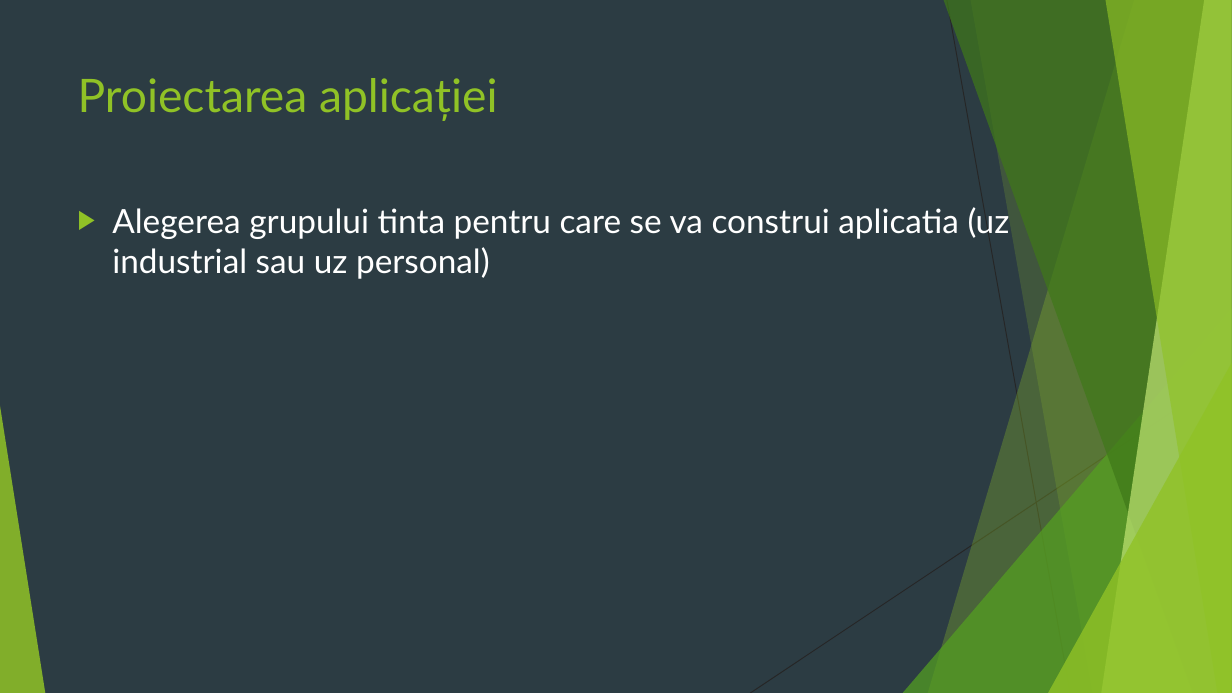
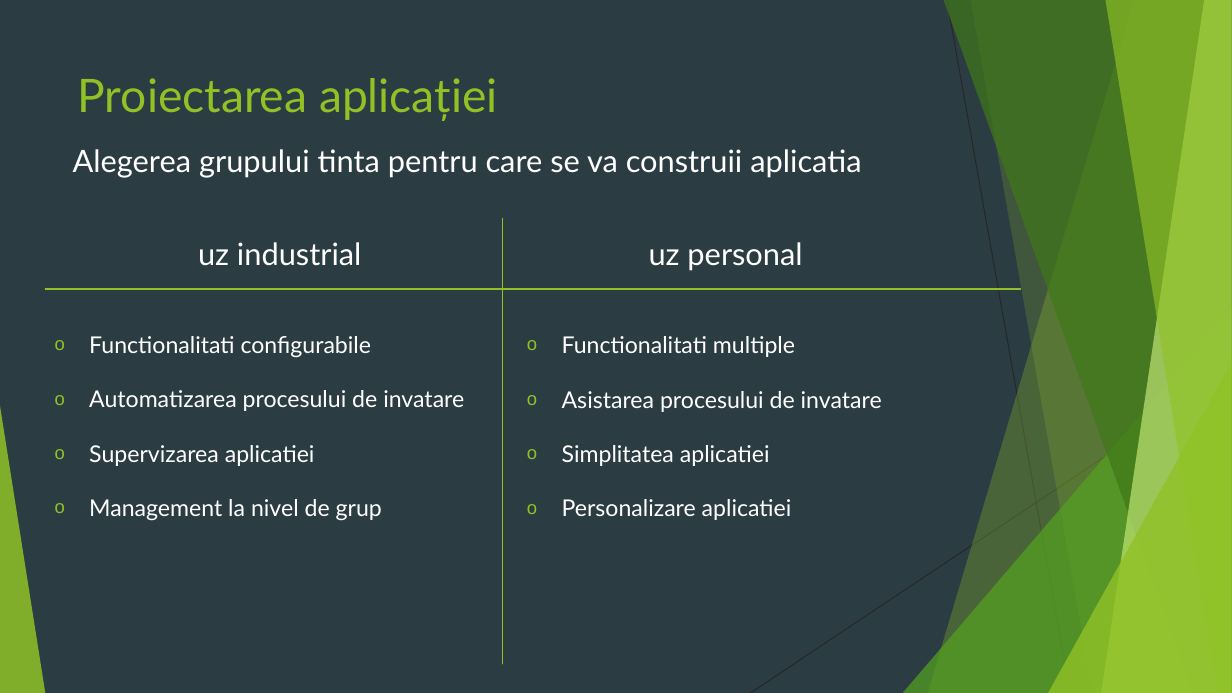
Before and after one commit to Samiicu/lucrareLicentaInformatica2020, a slide deck: slide 6 of Licenta2020BocicuSamuelEmanuel/prezentareLicenta.pptx. Drawn at 1232x693 pixels with LibreOffice and Linux fonts; fonts in the diff are those of the drawing. Boxes give left, top, right and bottom in pixels: in the first picture for what was removed or moved away, otherwise in the second. Text is boxed around its words. In the diff, an @@ line names an element or a change of style, - is before the commit and + after.

```diff
--- a/Licenta2020BocicuSamuelEmanuel/prezentareLicenta.pptx
+++ b/Licenta2020BocicuSamuelEmanuel/prezentareLicenta.pptx
@@ text added at bbox=[73, 149, 861, 178], 24 pt, text #FFFFFF @@
+Alegerea grupului tinta pentru care se va construii aplicatia
@@ line added from (503, 218) to (503, 664), #90C226 1 pt @@
@@ text added at bbox=[198, 242, 362, 266], 24 pt, text #FFFFFF @@
+uz industrial
@@ text added at bbox=[649, 242, 802, 271], 24 pt, text #FFFFFF @@
+uz personal
@@ line added from (45, 289) to (1020, 289), #90C226 1 pt @@
@@ text at bbox=[89, 336, 464, 521]: text changed; size 26 to 18 pt @@
-▶ Alegerea grupului tinta pentru care se va construi aplicatia (uz industrial sau uz personal)
+o Functionalitati configurabile
+o Automatizarea procesului de invatare
+o Supervizarea aplicatiei
+o Management la nivel de grup
@@ text added at bbox=[562, 336, 882, 520], 18 pt, text #FFFFFF @@
+o Functionalitati multiple
+o Asistarea procesului de invatare
+o Simplitatea aplicatiei
+o Personalizare aplicatiei
```
Also in this commit, not shown: 9 other slides changed, 23 slides added, 1 slide removed.
